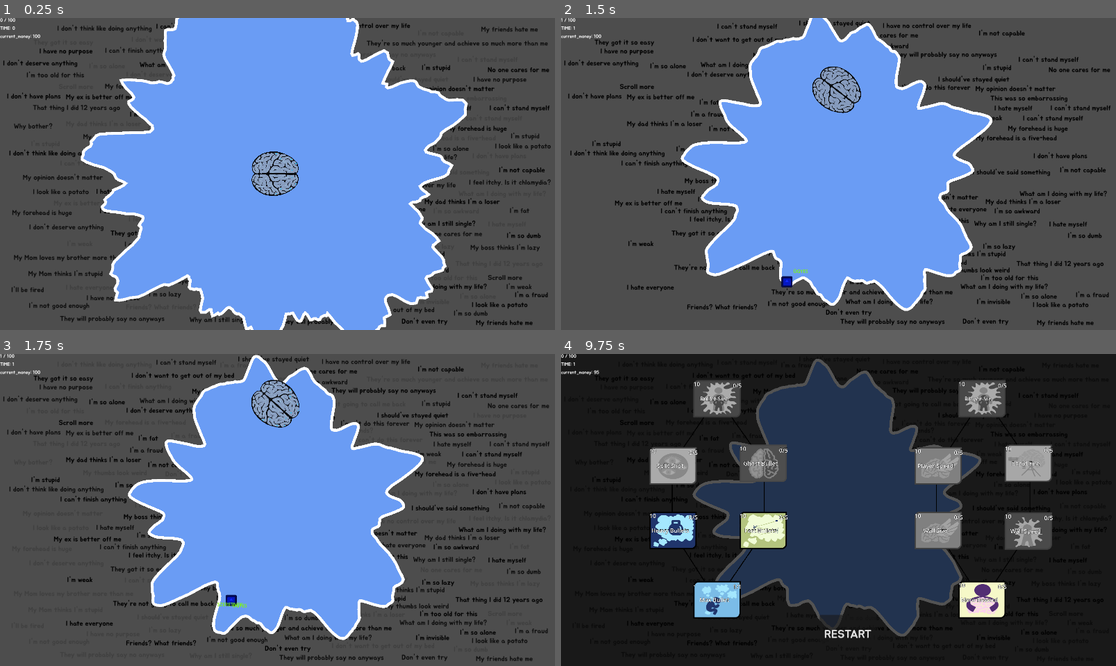
Above: before the commit, frames 1-4 (two rows, left to right).
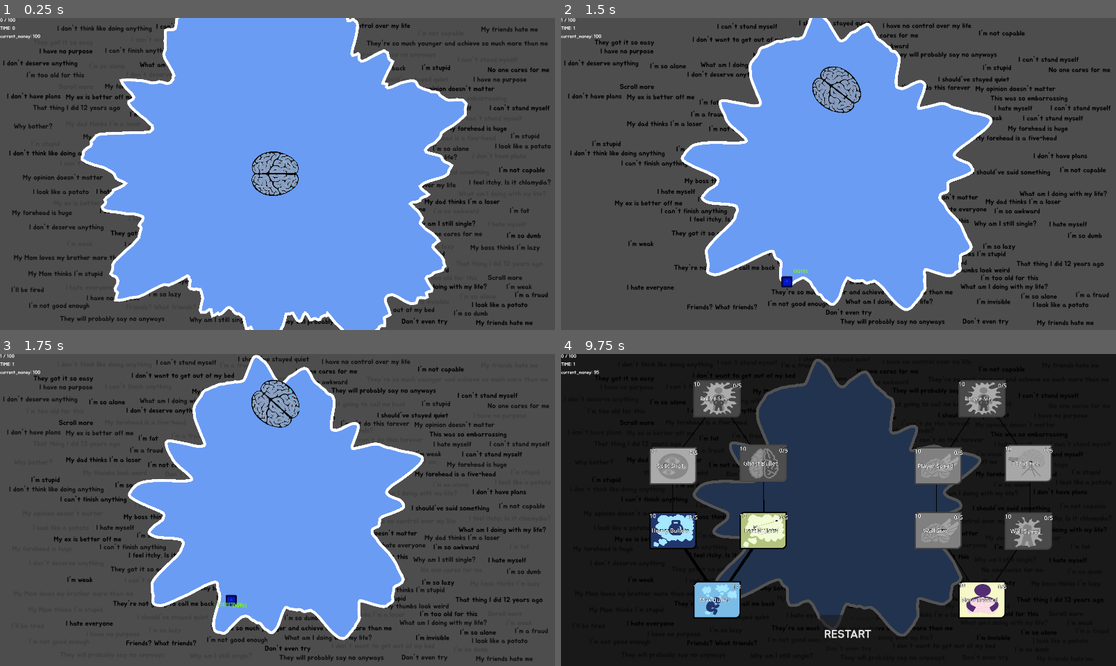
Above: after the commit, the same moments.

Repository: ekaktusz/bullet-hell-jam-7
Game: Godot game, scene res://Scenes/Map/Map.tscn
Same seed, same stepped clock (60 frames per second), same inputs: the game is played once before the commit and once after it. The engine's default icon, where the game draws it, is replaced by a stand-in: a white triangle on a blue panel in a dark square.
Inputs (mouse positions are in pixels of both pictures, inside the frame that each line leads up to):
- Up to frame 1 (0.25 s): no input
- Up to frame 2 (1.5 s): move the mouse to (810, 236) at 0.52 s; hold Up (ui_up) from 0.53 s (still down); click (810, 236) at 0.67 s; move the mouse to (1005, 220) at 1.27 s
- Up to frame 3 (1.75 s): keep holding Up (ui_up)
- Up to frame 4 (9.75 s): release Up (ui_up) at 2 s; click "RESTART" at 2 s; move the mouse to (672, 463) at 2.77 s; hold Left (ui_left) 2.78-4.25 s; move the mouse to (866, 510) at 3.52 s; click (866, 510) at 3.67 s; click "RESTART" at 4.25 s; move the mouse to (755, 432) at 5.02 s; hold Down (ui_down) 5.03-5.78 s; move the mouse to (960, 494) at 5.77 s; hold Right (ui_right) 5.78-6.53 s; move the mouse to (727, 525) at 6.52 s; hold Up (ui_up) 6.53-7.25 s; click (727, 525) at 6.67 s; click "RESTART" at 7.25 s; move the mouse to (894, 441) at 8.02 s; hold Right (ui_right) 8.03-9.5 s; move the mouse to (810, 572) at 8.77 s; click "Max Bullet" at 9.5 s

Frames 1-3 are identical in both runs. In frame 4, 0.1% of the frame differs, in the area x 22-37%, y 20-73%.

Commit message:
lef tside skill tree visuals

Diff:
--- /dev/null
+++ b/Scenes/SkillTree/skill_line.gd
@@ -0,0 +1,13 @@
+extends Line2D
+
+@export var skill_to: String = "fast_bullets"
+
+# Called when the node enters the scene tree for the first time.
+func _ready() -> void:
+	pass # Replace with function body.
+
+
+# Called every frame. 'delta' is the elapsed time since the previous frame.
+func _process(delta: float) -> void:
+	if SkillDatabase.skills_map[skill_to].pre_skill_requirement_satisfied():
+		width = 10
--- /dev/null
+++ b/Scenes/SkillTree/skill_line.tscn
@@ -0,0 +1,9 @@
+[gd_scene format=3 uid="uid://2y68ah7c67dv"]
+
+[ext_resource type="Script" uid="uid://dv7sk7oyjdya8" path="res://Scenes/SkillTree/skill_line.gd" id="1_m6cwm"]
+
+[node name="Line2D2" type="Line2D" unique_id=548036240]
+points = PackedVector2Array(596, 540, 436, 774)
+width = 3.0
+default_color = Color(0, 0, 0, 1)
+script = ExtResource("1_m6cwm")
--- a/Scenes/SkillTree/skill_tree.gd
+++ b/Scenes/SkillTree/skill_tree.gd
@@ -4,8 +4,7 @@
 
 const SKILL_NODE = preload("res://Scenes/SkillTree/skill_node.tscn")
 
-@onready var lines = $Lines
-@onready var nodes = $Nodes
+
 
 func _on_restart_pressed():
 	print("RESTART CLICKED")
--- a/Scenes/SkillTree/skill_tree.tscn
+++ b/Scenes/SkillTree/skill_tree.tscn
@@ -3,6 +3,7 @@
 [ext_resource type="Script" uid="uid://c3n7etk5qj57m" path="res://Scenes/SkillTree/skill_tree.gd" id="1_ycyhv"]
 [ext_resource type="PackedScene" uid="uid://0e0xxjii0xn1" path="res://Scenes/SkillTree/skill_node.tscn" id="2_a2lps"]
 [ext_resource type="Theme" uid="uid://bkb6212lj7nmj" path="res://default_theme.tres" id="2_n62ux"]
+[ext_resource type="PackedScene" uid="uid://2y68ah7c67dv" path="res://Scenes/SkillTree/skill_line.tscn" id="3_ht7cp"]
 [ext_resource type="Texture2D" uid="uid://bfg08aghjvm4j" path="res://Scenes/SkillTree/assets/unlocked/A.png" id="4_4sfqd"]
 [ext_resource type="Texture2D" uid="uid://bmw4qutns4ldd" path="res://Scenes/SkillTree/assets/gray/F.png" id="6_2540e"]
 [ext_resource type="Texture2D" uid="uid://qty72vxxm0v2" path="res://Scenes/SkillTree/assets/unlocked/F.png" id="7_spdp7"]
@@ -50,40 +51,33 @@
 
 [node name="Lines" type="Node2D" parent="." unique_id=1927873348]
 
-[node name="Line2D2" type="Line2D" parent="Lines" unique_id=124646332]
+[node name="FastBulletsLine" parent="Lines" unique_id=548036240 instance=ExtResource("3_ht7cp")]
 position = Vector2(107, 69)
-points = PackedVector2Array(596, 540, 436, 774)
-width = 3.0
-default_color = Color(0, 0, 0, 1)
-
-[node name="Line2D" type="Line2D" parent="Lines" unique_id=2080205640]
-points = PackedVector2Array(385, 614, 536, 849)
-width = 3.0
-default_color = Color(0, 0, 0, 1)
-
-[node name="Line2D3" type="Line2D" parent="Lines" unique_id=506417624]
-position = Vector2(-60, -244)
-points = PackedVector2Array(443, 632, 443, 862)
-width = 3.0
-default_color = Color(0, 0, 0, 1)
-
-[node name="Line2D4" type="Line2D" parent="Lines" unique_id=396270845]
-position = Vector2(262, -244)
-points = PackedVector2Array(439, 622, 439, 848)
-width = 3.0
-default_color = Color(0, 0, 0, 1)
-
-[node name="Line2D5" type="Line2D" parent="Lines" unique_id=634714405]
-position = Vector2(-2, -474)
-points = PackedVector2Array(539, 625, 385, 853)
-width = 3.0
-default_color = Color(0, 0, 0, 1)
-
-[node name="Line2D6" type="Line2D" parent="Lines" unique_id=171947401]
-position = Vector2(194, -476)
-points = PackedVector2Array(346, 624, 507, 853)
-width = 3.0
-default_color = Color(0, 0, 0, 1)
+
+[node name="HeavyBulletsLine" parent="Lines" unique_id=377900794 instance=ExtResource("3_ht7cp")]
+position = Vector2(107, 69)
+points = PackedVector2Array(278, 541, 436, 774)
+skill_to = "heavy_bullets"
+
+[node name="SplitShotLine" parent="Lines" unique_id=914790881 instance=ExtResource("3_ht7cp")]
+position = Vector2(107, 69)
+points = PackedVector2Array(278, 541, 277, 318)
+skill_to = "split_shot"
+
+[node name="GhostShotLine" parent="Lines" unique_id=1686630892 instance=ExtResource("3_ht7cp")]
+position = Vector2(422, 64)
+points = PackedVector2Array(278, 541, 277, 318)
+skill_to = "ghost_shot"
+
+[node name="FastBulletsLine5" parent="Lines" unique_id=598490690 instance=ExtResource("3_ht7cp")]
+position = Vector2(405, -160)
+points = PackedVector2Array(292, 536, 139, 315)
+skill_to = "bullet_size"
+
+[node name="FastBulletsLine6" parent="Lines" unique_id=2046200679 instance=ExtResource("3_ht7cp")]
+position = Vector2(405, -160)
+points = PackedVector2Array(-20, 527, 139, 315)
+skill_to = "bullet_size"
 
 [node name="LinesRight" type="Node2D" parent="." unique_id=1276780371]
 position = Vector2(913, 4)
Not shown, added: Scenes/SkillTree/skill_line.gd.uid
